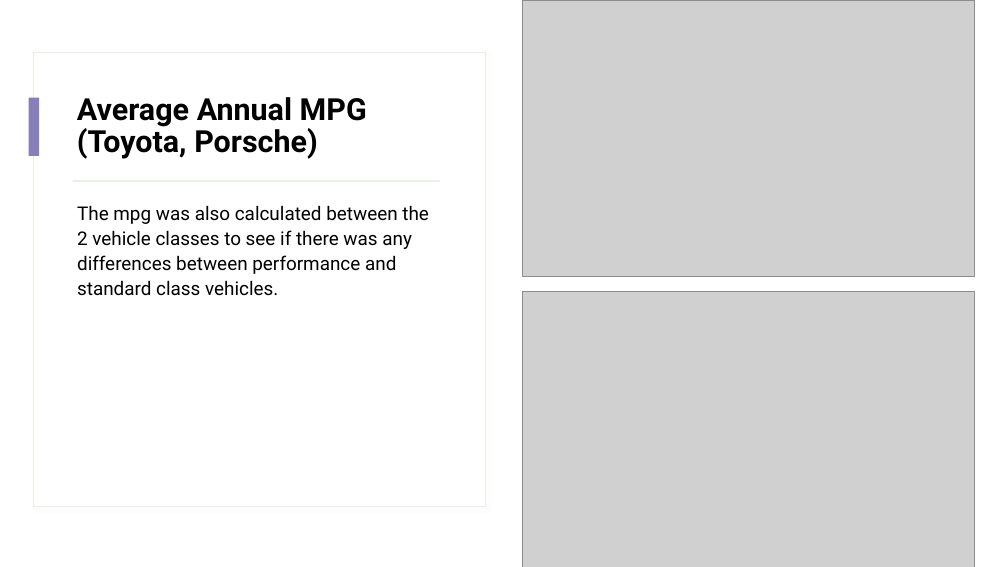
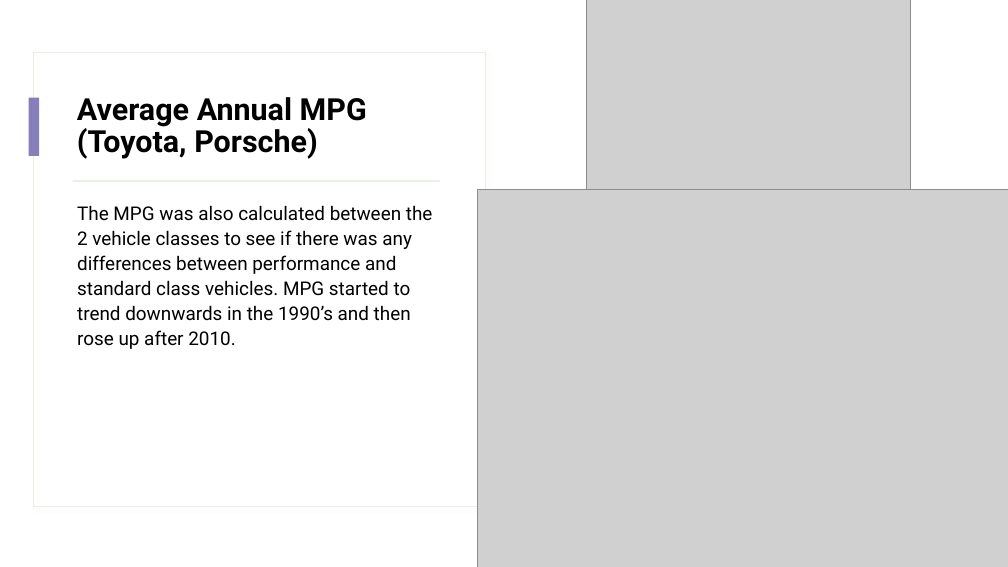
Before and after one commit to geraldwattsthethird/Fuel-Cost-Analysis, a slide deck: slide 7 of presentation.pptx (slide 6 before the commit). Drawn at 1008x567 pixels with LibreOffice and Linux fonts; fonts in the diff are those of the drawing; grey boxes stand for pictures. Boxes give left, top, right and bottom in pixels: in the first picture for what was removed or moved away, otherwise in the second. Text is boxed around its words. In the diff, an @@ line names an element or a change of style, - is before the commit and + after.

```diff
--- a/presentation.pptx
+++ b/presentation.pptx
@@ picture: place and size @@
-picture at (523, 0, 975, 276)
+picture at (587, 0, 910, 196)
@@ text at (77, 205, 433, 349): text changed @@
-The mpg was also calculated between the 2 vehicle classes to see if there was any differences between performance and standard class vehicles.
+The MPG was also calculated between the 2 vehicle classes to see if there was any differences between performance and standard class vehicles. MPG started to trend downwards in the 1990’s and then rose up after 2010.
@@ picture: place and size @@
-picture at (523, 291, 975, 567)
+picture at (477, 189, 1008, 567)
```
Also in this commit, not shown: 9 other slides changed, 2 slides added, 3 slides removed, 3 other files.
